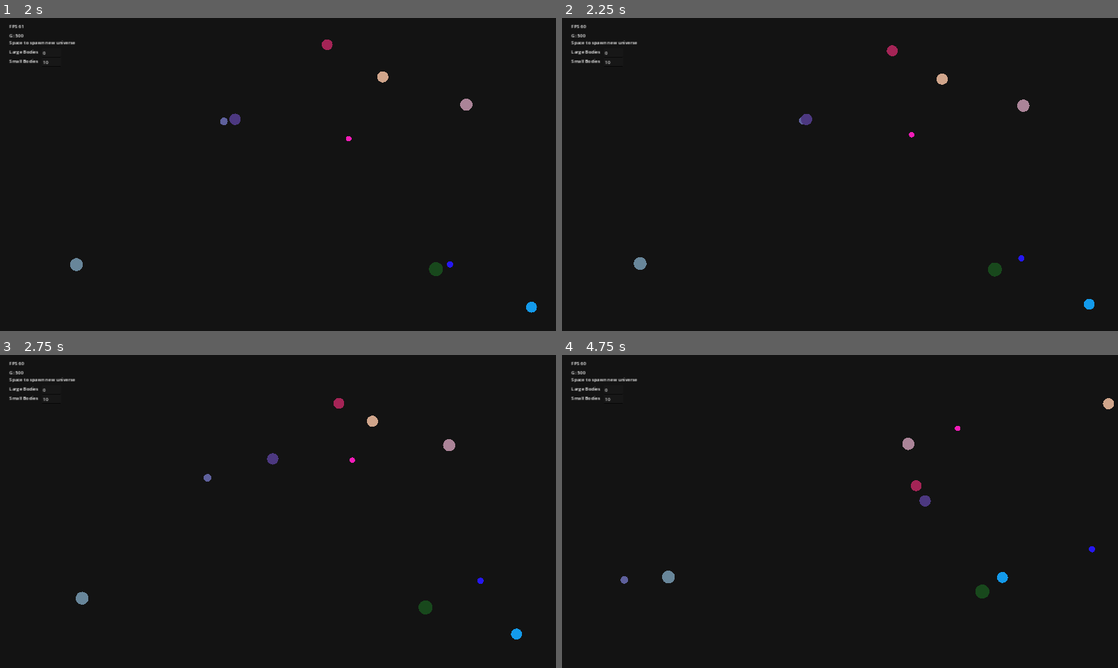
Above: before the commit, frames 1-4 (two rows, left to right).
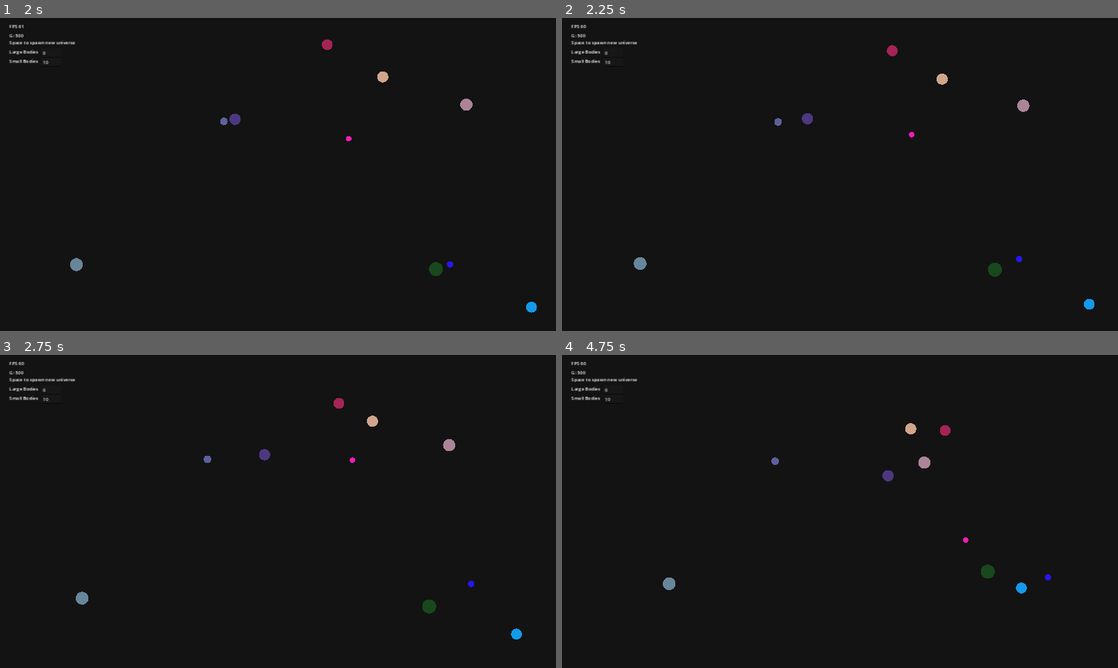
Above: after the commit, the same moments.

Repository: rp282/Gravity2D
Game: Godot game, scene res://god.tscn
The game is run twice, just before and just after one commit, with the same random seed, the same clock (stepped at 60 frames per second) and the same inputs.
Inputs:
- Up to frame 1 (2 s): tap Enter at 0.5 s
- Up to frame 2 (2.25 s): no input
- Up to frame 3 (2.75 s): no input
- Up to frame 4 (4.75 s): no input

Frame 1 is identical in both runs. In frame 2, less than 0.1% of the frame differs, in the area x 38-84%, y 30-83%; in frame 3, 0.3%; in frame 4, 1.0%, in the area x 10-100%, y 13-78%.

Commit message:
Prevent clipping using predictive position

Diff:
--- a/god.tscn
+++ b/god.tscn
@@ -51,6 +51,7 @@
 
 [node name="Label" type="Label" parent="InputLargeBodies"]
 z_index = 1
+layout_mode = 0
 offset_left = -112.0
 offset_right = -13.0
 offset_bottom = 26.0
@@ -65,6 +66,7 @@
 
 [node name="Label" type="Label" parent="InputSmallBodies"]
 z_index = 1
+layout_mode = 0
 offset_left = -112.0
 offset_right = -13.0
 offset_bottom = 26.0
--- a/massive_body.gd
+++ b/massive_body.gd
@@ -26,18 +26,19 @@
     var acceleration = net_force / mass
     velocity += acceleration * delta
 
+    var new_position = position + (velocity * delta)
     # Check for collisions
     for other_body in get_tree().get_nodes_in_group("bodies"):
         if other_body == self:
             continue
-        if position.distance_to(other_body.position) < radius + other_body.radius:
+        if new_position.distance_to(other_body.position) < radius + other_body.radius:
             # Colliding adjust velocities
             var new_velocities = calculate_resulting_collision_velocities(self, other_body)
             velocity = new_velocities[0]
             other_body.velocity = new_velocities[1]
 
 
-    var new_position = position + (velocity * delta)
+    new_position = position + (velocity * delta)
     ## Bounce off walls
     if new_position.x + radius > universe.x_max || new_position.x - radius < 0:
         velocity.x = -velocity.x * universe.wall_cushion_factor
